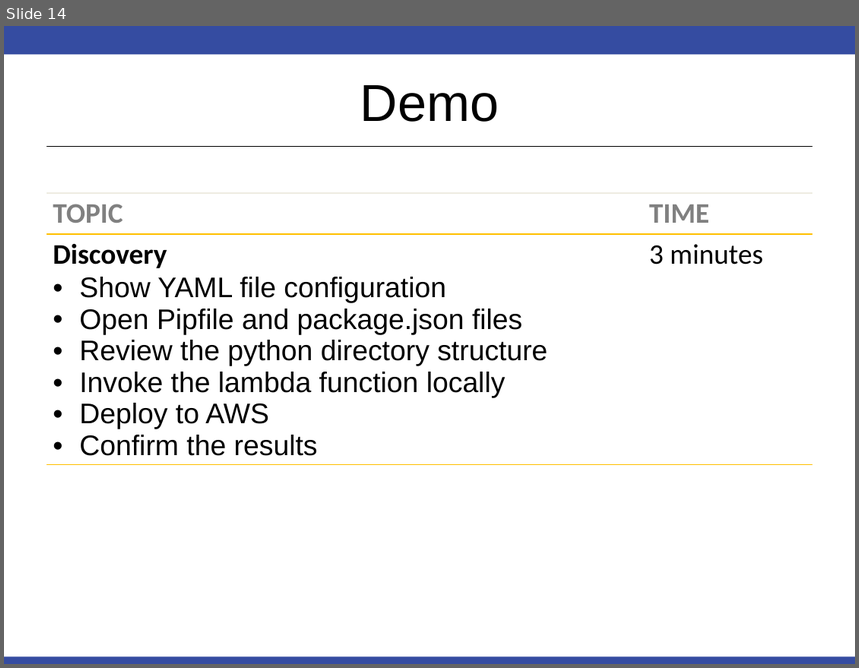
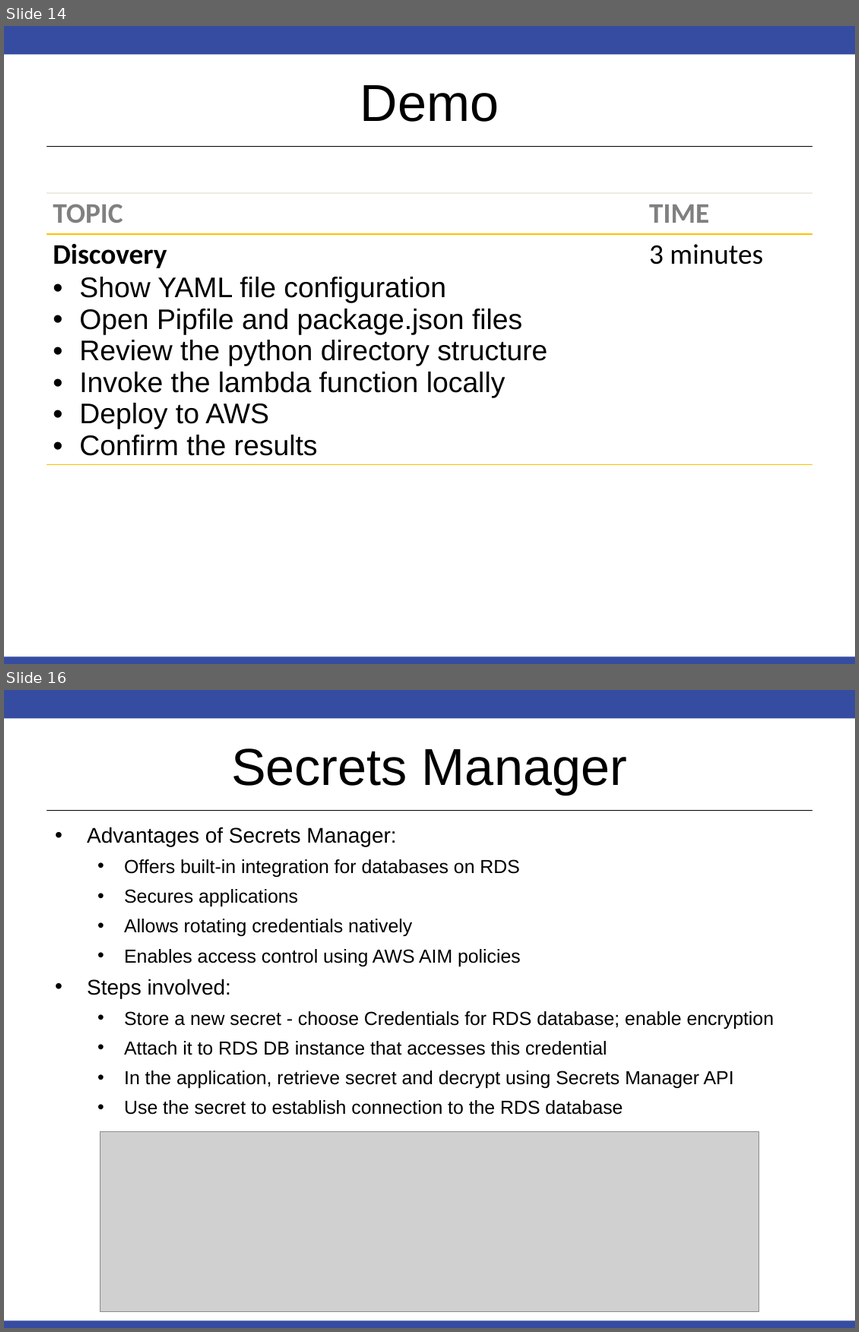
Before and after one commit to RobinsonCW/USWildfireAnalysis, a slide deck: presentation/DS7346_Cloud_Computing_Presentation.pptx. Shown one above the other, each under a label of ours: slide 14 before the commit, slides 14 and 16 after it; the slides between them are not shown. The pictures are 859x668 and 859x1332 pixels, drawn with LibreOffice and Linux fonts; fonts in the diff are those of the drawing; grey boxes stand for pictures. Boxes give left, top, right and bottom in pixels: in the first picture for what was removed or moved away, otherwise in the second. Text is boxed around its words. In the diff, an @@ line names an element or a change of style, - is before the commit and + after.

```diff
--- a/presentation/DS7346_Cloud_Computing_Presentation.pptx
+++ b/presentation/DS7346_Cloud_Computing_Presentation.pptx
@@ slide 16 added at bbox=[4, 690, 855, 1328], background #FFFFFF; not listed: 3 template elements that a slide beside it also shows @@
@@ title added at bbox=[231, 749, 627, 794], 44 pt, text #000000 @@
+Secrets Manager
@@ text added at bbox=[87, 827, 774, 1115], 16 pt, text #000000 @@
+• Advantages of Secrets Manager:
+  • Offers built-in integration for databases on RDS
+  • Secures applications
+  • Allows rotating credentials natively
+  • Enables access control using AWS AIM policies
+  • Steps involved:
+  • Store a new secret - choose Credentials for RDS database; enable encryption
+  • Attach it to RDS DB instance that accesses this credential
+  • In the application, retrieve secret and decrypt using Secrets Manager API
+  • Use the secret to establish connection to the RDS database
@@ picture added at bbox=[101, 1132, 759, 1312] @@
```
Also in this commit, not shown: 4 other slides added, 1 slide removed.
